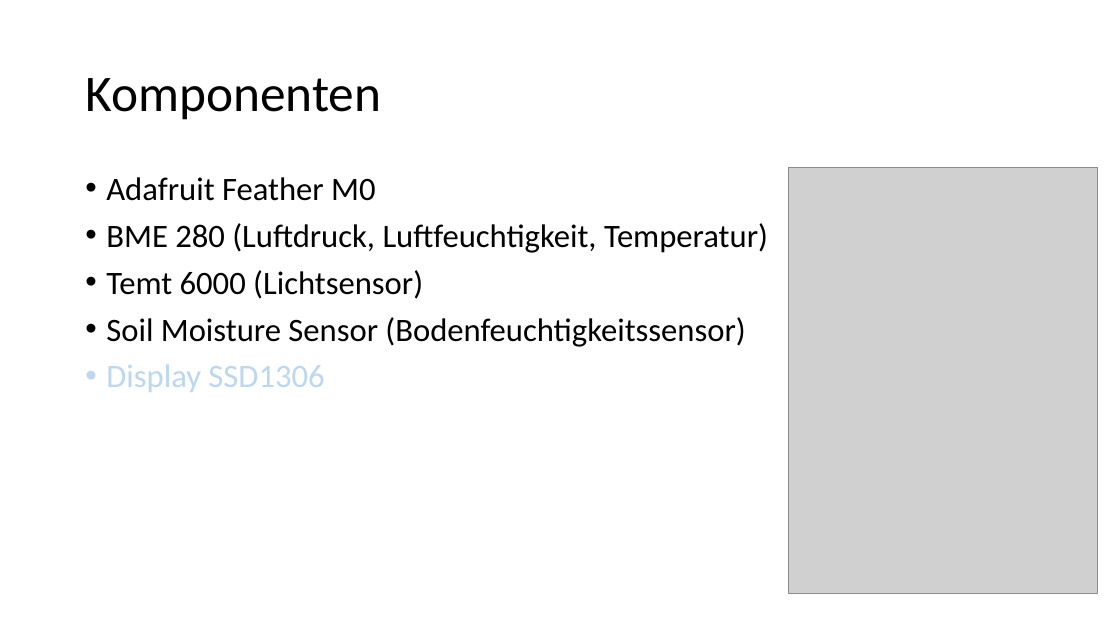
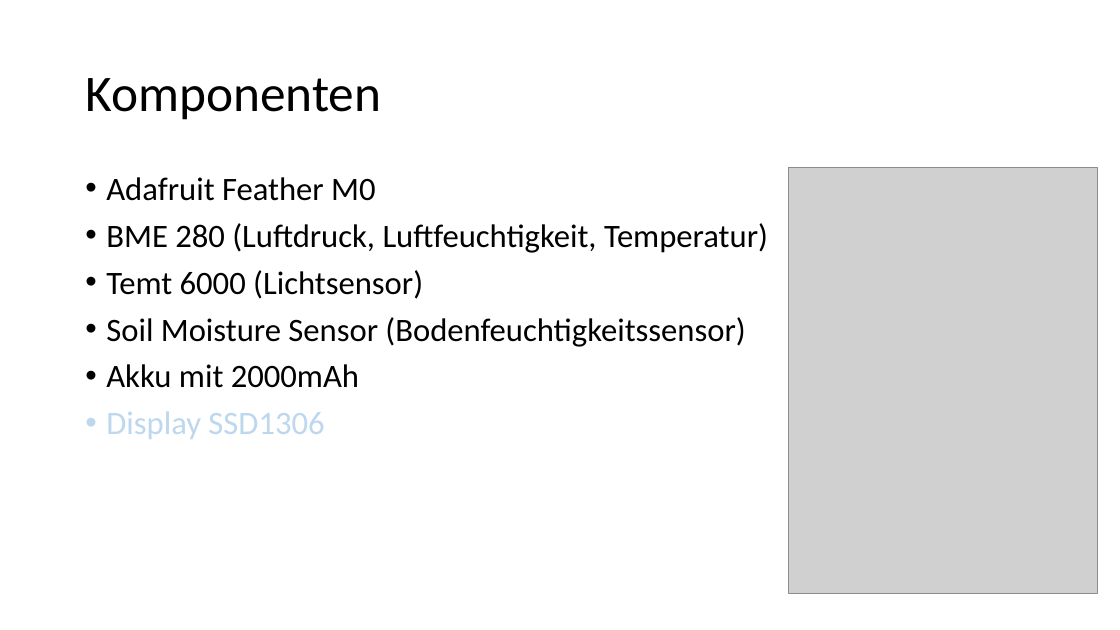
Before and after one commit to wh1tewid0w/summerschool2017, a slide deck: slide 6 of presentations/projectfinal-04-08-17.pptx (slide 5 before the commit). Drawn at 1120x630 pixels with LibreOffice and Linux fonts; fonts in the diff are those of the drawing; grey boxes stand for pictures; background and template pictures are left out. Boxes give left, top, right and bottom in pixels: in the first picture for what was removed or moved away, otherwise in the second. Text is boxed around its words. In the diff, an @@ line names an element or a change of style, - is before the commit and + after.

```diff
--- a/presentations/projectfinal-04-08-17.pptx
+++ b/presentations/projectfinal-04-08-17.pptx
@@ text at (x1=106, y1=364, x2=359, y2=388): paragraph added @@
+• Akku mit 2000mAh
```
Also in this commit, not shown: 5 other slides changed, 6 slides added, 3 slides removed, 2 other files.
